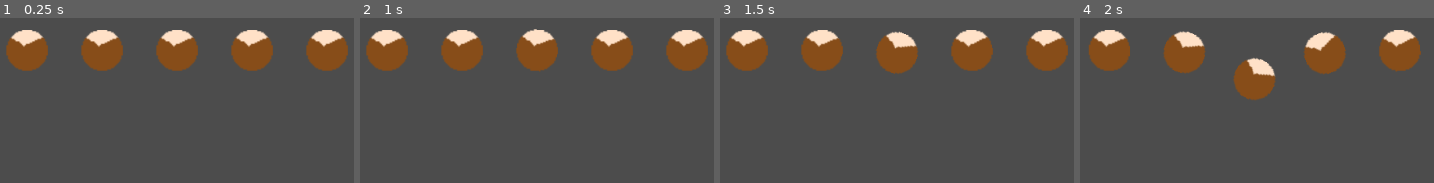
Above: before the commit, frames 1-4 (left to right).
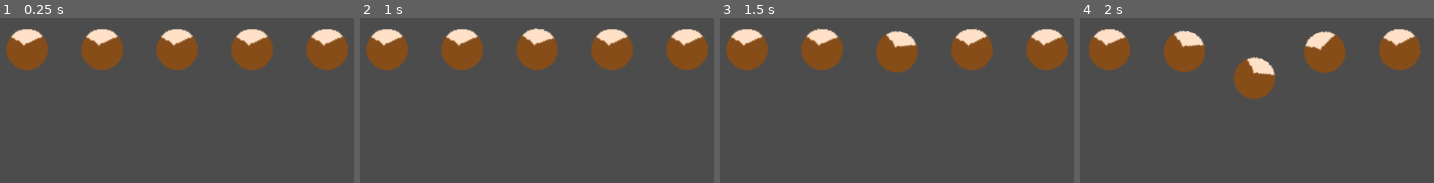
Above: after the commit, the same moments.

Repository: jmvlangen/GMTK2021
Game: Godot game, scene res://Chain.tscn
Two runs of this game, one before a commit and one after it. Both use one fixed random seed, a clock stepped at 60 frames per second and the inputs below. The project has no main scene, so this scene is started directly.
Inputs:
- Up to frame 1 (0.25 s): no input
- Up to frame 2 (1 s): tap Enter at 0.5 s; hold Right (ui_right) from 0.53 s (still down)
- Up to frame 3 (1.5 s): release Right (ui_right) at 1.28 s; hold Down (ui_down) from 1.28 s (still down)
- Up to frame 4 (2 s): keep holding Down (ui_down)

The runs differ from the first frame. In frame 1, 1.4% of the frame differs, in the area x 1-99%, y 6-33%; in frame 2, 1.4%; in frame 3, 1.4%; in frame 4, 1.4%.

Commit message:
Experimenting with left right

Diff:
--- a/Chain.tscn
+++ b/Chain.tscn
@@ -3,13 +3,15 @@
 [ext_resource path="res://Person.tscn" type="PackedScene" id=1]
 
 [node name="Chain" type="Node2D"]
-position = Vector2( 518.577, 429.903 )
+position = Vector2( 518.577, 428.781 )
 __meta__ = {
 "_edit_group_": true
 }
 
 [node name="Person0" parent="." instance=ExtResource( 1 )]
-hasControl = true
+has_control = true
+left_path = NodePath("../Personm1")
+right_path = NodePath("../Person1")
 
 [node name="PinJoint2D" type="PinJoint2D" parent="Person0"]
 node_a = NodePath("..")
@@ -21,6 +23,8 @@
 
 [node name="Personm1" parent="." instance=ExtResource( 1 )]
 position = Vector2( -96, 0 )
+left_path = NodePath("../Personm2")
+right_path = NodePath("../Person0")
 
 [node name="PinJoint2D4" type="PinJoint2D" parent="Personm1"]
 node_a = NodePath("..")
@@ -28,9 +32,12 @@
 
 [node name="Personm2" parent="." instance=ExtResource( 1 )]
 position = Vector2( -192, 0 )
+right_path = NodePath("../Personm1")
 
 [node name="Person1" parent="." instance=ExtResource( 1 )]
 position = Vector2( 96, 0 )
+left_path = NodePath("../Person0")
+right_path = NodePath("../Person2")
 
 [node name="PinJoint2D3" type="PinJoint2D" parent="Person1"]
 node_a = NodePath("..")
@@ -38,3 +45,4 @@
 
 [node name="Person2" parent="." instance=ExtResource( 1 )]
 position = Vector2( 192, 0 )
+left_path = NodePath("../Person1")
--- a/Person.gd
+++ b/Person.gd
@@ -1,11 +1,19 @@
 extends RigidBody2D
 
-export var hasControl := false;
+export var has_control := false;
 export var speed := 200;
 export var torque := 400;
+export var angle_margin = PI / 6;
+export var angle_force = 100
+
+export var left_path : NodePath
+export var right_path : NodePath
+
+onready var left = get_node(left_path)
+onready var right = get_node(right_path)
 
 func _integrate_forces(state):
-	if hasControl:
+	if has_control:
 		var move_direction = 0;
 		if Input.is_action_pressed("ui_up"):
 			move_direction += 1
@@ -19,3 +27,17 @@
 		if Input.is_action_pressed("ui_right"):
 			rotate_direction += 1;
 		applied_torque = rotate_direction * torque
+
+#	if left:
+#		var relative_position : Vector2 = left.position - position
+#		var relative_angle = fposmod(relative_position.angle() - rotation, 2*PI) - PI
+#		if abs(relative_angle) > angle_margin:
+#			print(name, 'left', relative_angle)
+#			# applied_force = Vector2(0, -sign(relative_angle) * angle_force).rotated(rotation)
+#
+#	if right:
+#		var relative_position : Vector2 = right.position - position
+#		var relative_angle = fposmod(relative_position.angle() - rotation + PI, 2*PI) - PI
+#		if abs(relative_angle) > angle_margin:
+#			print(name, 'right', relative_angle)
+#			# applied_force += Vector2(0, -sign(relative_angle) * angle_force).rotated(rotation)
